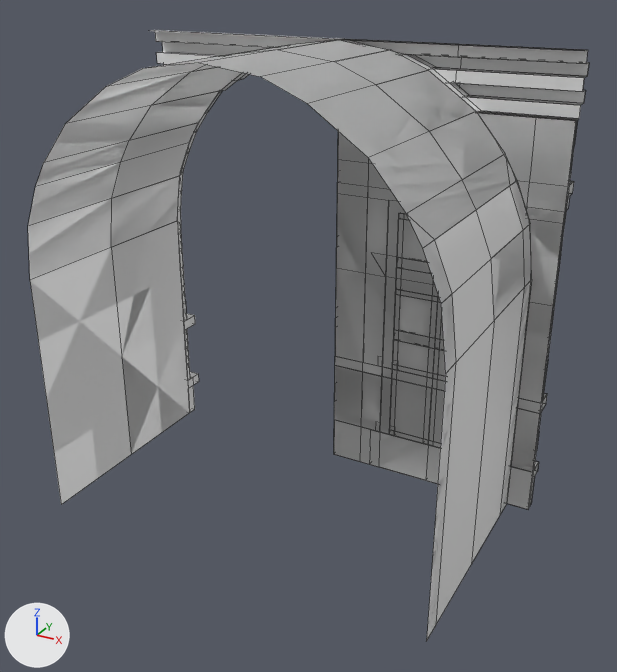
The FBX model Assets/Content/3Dmodels/Buildings/Urban/Type4/3Dmodel_Building_Urban_Type4.fbx as it was, and as the next commit left it.
Before and after are seen from a 50 mm lens placed at (1.39, -6.7, 4.6), pointed at (-1.86, -0.8, 1.65). Lighting does not change. The marker at lower left points along +X, +Y and +Z. The picture after the commit comes second. Mesh edges are drawn as thin lines. Where no turn or scale is listed for an object, it has been applied to the vertices.

Names of what the first picture shows: 'Building_Urban_Type4_ArchInside', 'Building_Urban_Type4_ArchInsideDoor', 'Building_Urban_Type4_ArchMain', 'Building_Urban_Type4_WallGround', 'Building_Urban_Type4_WallGroundDoor', 'Building_Urban_Type4_WindowFloor1Type2', 'Building_Urban_Type4_WindowGround'.
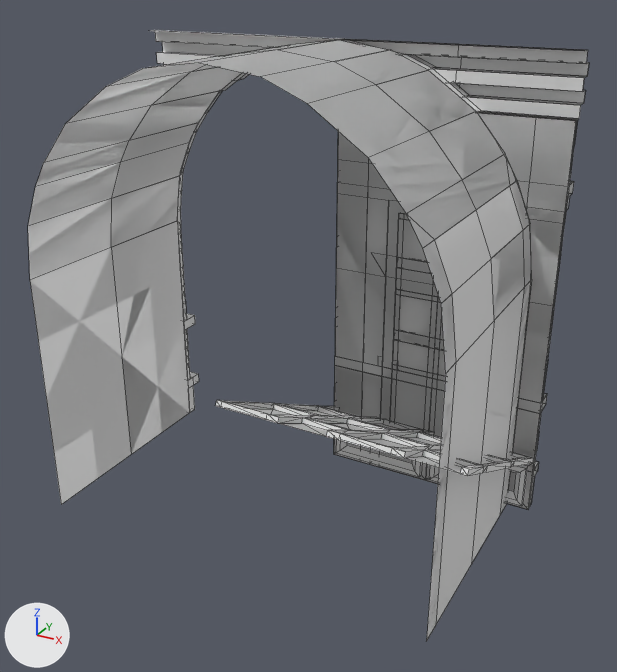
Commit message: Added some more buildings

Location of each change, (x1, y1, x2, y2) in pixels of the pictures (617 x 672 px):
'Building_Urban_Type4_Roof', added
    after: (216, 400, 535, 509)

The edits, one by one:
Mesh me_building_urban_type4_roof_001 is new.
It has 179 vertices, 282 faces and spans x -2.0..0.0, y -2.0..0.02, z 0.0..1.54.
Object 'Building_Urban_Type4_Roof' (ob_building_urban_type4_roof) is new; it shows me_building_urban_type4_roof_001.
Its location is (0.0, 0.0, 0.0).
